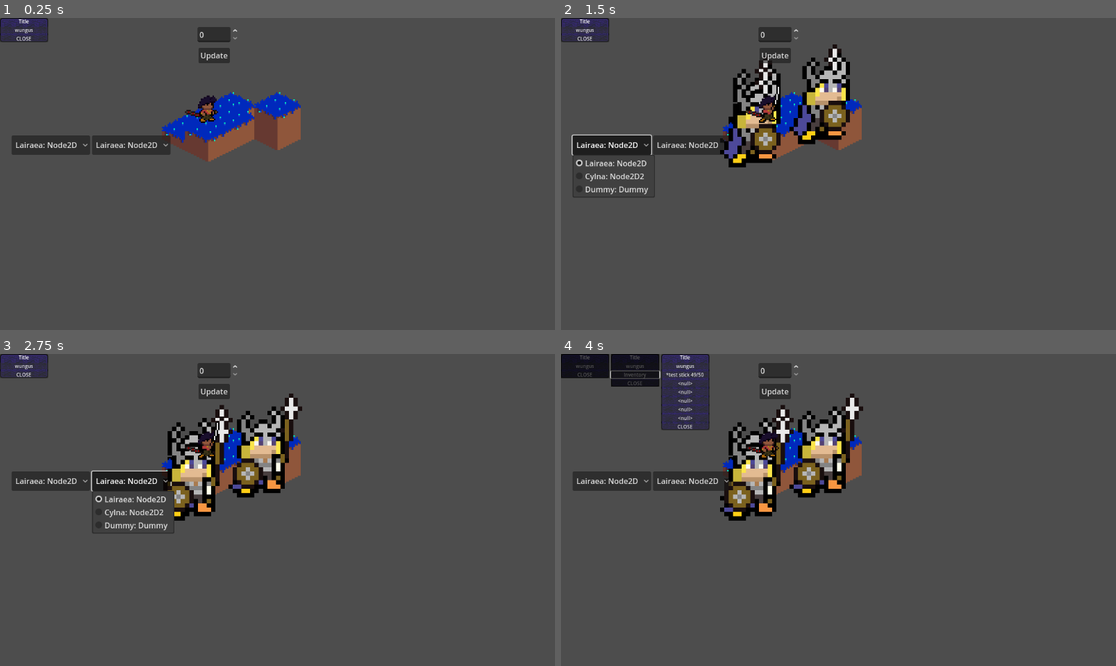
Above: before the commit, frames 1-4 (two rows, left to right).
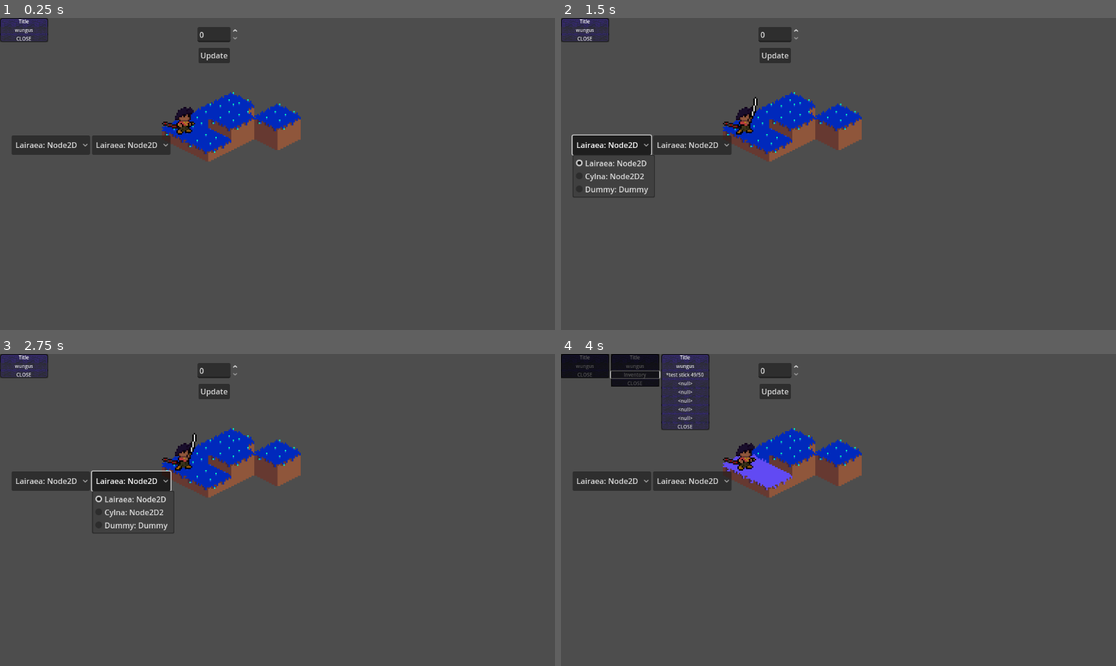
Above: after the commit, the same moments.

Repository: Puffe14/godot-breaker-srpg
Game: Godot game, scene res://main_menu.tscn
The game is run twice, just before and just after one commit, with the same random seed, the same clock (stepped at 60 frames per second) and the same inputs. The project has no main scene, so this scene is started directly.
Inputs:
- Up to frame 1 (0.25 s): no input
- Up to frame 2 (1.5 s): click "Update" at 0.5 s; click "Lairaea: Node2D" at 1.25 s
- Up to frame 3 (2.75 s): click "Lairaea: Node2D" at 2 s
- Up to frame 4 (4 s): click "wungus" at 2.75 s; click "Inventory" at 3.5 s

The runs differ from the first frame. In frame 1, 1.6% of the frame differs, in the area x 29-55%, y 23-44%; in frame 2, 5.3%; in frame 3, 5.5%; in frame 4, 5.8%, in the area x 28-55%, y 12-54%.

Commit message:
Fixed most of move check, tested with gui (issues with move tile UI), Added game select and move

Diff:
--- a/main_menu.tscn
+++ b/main_menu.tscn
@@ -7,6 +7,7 @@
 [ext_resource type="Script" uid="uid://dt5e46asuae27" path="res://scripts/components/combat/combat.gd" id="2_w44g7"]
 [ext_resource type="Resource" uid="uid://dbvi4m2ryv53" path="res://resources/data/units/test_unit_l.tres" id="3_8qtwp"]
 [ext_resource type="Texture2D" uid="uid://de7gdtad33xrs" path="res://resources/images/units/warrior_idle.png" id="3_fu7sn"]
+[ext_resource type="Script" uid="uid://djci7nw8gativ" path="res://scripts/components/game/game.gd" id="3_g8g3n"]
 [ext_resource type="Resource" uid="uid://ck2g62guljqbd" path="res://resources/data/masp/test_map_field.tres" id="3_iotk1"]
 [ext_resource type="Resource" uid="uid://bie562w7q05je" path="res://resources/data/units/test_unit_c.tres" id="3_jix8l"]
 [ext_resource type="Texture2D" uid="uid://bbncbtpmocpjy" path="res://resources/images/units/lairaea_idle.png" id="4_glbon"]
@@ -20,10 +21,16 @@
 script = ExtResource("2_w44g7")
 metadata/_custom_type_script = "uid://dt5e46asuae27"
 
-[node name="Node2D" type="Node2D" node_paths=PackedStringArray("timer")]
+[sub_resource type="Resource" id="Resource_8u0te"]
+script = ExtResource("3_g8g3n")
+metadata/_custom_type_script = "uid://djci7nw8gativ"
+
+[node name="Node2D" type="Node2D" node_paths=PackedStringArray("timer", "map")]
 script = ExtResource("1_glbon")
 timer = NodePath("TestTimer")
 combat = SubResource("Resource_cm266")
+map = NodePath("MapNode")
+game = SubResource("Resource_8u0te")
 
 [node name="MapNode" parent="." instance=ExtResource("2_j5v2v")]
 position = Vector2(336, 202)
--- a/nodes/maps/tile_node.tscn
+++ b/nodes/maps/tile_node.tscn
@@ -28,5 +28,6 @@
 visible = false
 texture = ExtResource("3_b5hsi")
 
+[connection signal="input_event" from="Area2D" to="." method="_on_area_2d_input_event"]
 [connection signal="mouse_entered" from="Area2D" to="." method="_on_area_2d_mouse_entered"]
 [connection signal="mouse_exited" from="Area2D" to="." method="_on_area_2d_mouse_exited"]
--- a/project.godot
+++ b/project.godot
@@ -19,6 +19,15 @@
 unit=""
 tile=""
 
+[input]
+
+select={
+"deadzone": 0.2,
+"events": [Object(InputEventMouseButton,"resource_local_to_scene":false,"resource_name":"","device":-1,"window_id":0,"alt_pressed":false,"shift_pressed":false,"ctrl_pressed":false,"meta_pressed":false,"button_mask":0,"position":Vector2(0, 0),"global_position":Vector2(0, 0),"factor":1.0,"button_index":1,"canceled":false,"pressed":false,"double_click":false,"script":null)
+, Object(InputEventKey,"resource_local_to_scene":false,"resource_name":"","device":-1,"window_id":0,"alt_pressed":false,"shift_pressed":false,"ctrl_pressed":false,"meta_pressed":false,"pressed":false,"keycode":0,"physical_keycode":32,"key_label":0,"unicode":32,"location":0,"echo":false,"script":null)
+]
+}
+
 [rendering]
 
 textures/canvas_textures/default_texture_filter=0
--- a/resources/data/classes/slicer.tres
+++ b/resources/data/classes/slicer.tres
@@ -25,7 +25,7 @@
 skl = 2
 spd = 2
 res = 1
-move = 3
+move = 1
 jump = 2
 metadata/_custom_type_script = "uid://cnirhagor250e"
 
--- a/resources/data/masp/test_map_field.tres
+++ b/resources/data/masp/test_map_field.tres
@@ -12,51 +12,65 @@
 [ext_resource type="Script" uid="uid://0slpdtksthq2" path="res://scripts/components/units/units.gd" id="9_vcrps"]
 [ext_resource type="Script" uid="uid://cjlqy5rlp8ji7" path="res://scripts/components/maps/condition.gd" id="10_u2i03"]
 
-[sub_resource type="Resource" id="Resource_82wo5"]
-script = ExtResource("2_77vox")
-position = Vector3i(0, 0, 2)
-metadata/_custom_type_script = "uid://ct50js1epx5n4"
-
 [sub_resource type="Resource" id="Resource_vcrps"]
 script = ExtResource("4_pu50u")
 occupant = ExtResource("3_grtpj")
 metadata/_custom_type_script = "uid://mnt78qxjtldn"
 
+[sub_resource type="Resource" id="Resource_82wo5"]
+script = ExtResource("2_77vox")
+occupiable = SubResource("Resource_vcrps")
+metadata/_custom_type_script = "uid://ct50js1epx5n4"
+
+[sub_resource type="Resource" id="Resource_u2i03"]
+script = ExtResource("4_pu50u")
+occupant = ExtResource("3_82wo5")
+metadata/_custom_type_script = "uid://mnt78qxjtldn"
+
 [sub_resource type="Resource" id="Resource_grtpj"]
 script = ExtResource("2_77vox")
-position = Vector3i(1, 0, 1)
-occupiable = SubResource("Resource_vcrps")
+position = Vector3i(1, 0, 0)
+occupiable = SubResource("Resource_u2i03")
 metadata/_custom_type_script = "uid://ct50js1epx5n4"
+
+[sub_resource type="Resource" id="Resource_8p05g"]
+script = ExtResource("4_pu50u")
+metadata/_custom_type_script = "uid://mnt78qxjtldn"
 
 [sub_resource type="Resource" id="Resource_pu50u"]
 script = ExtResource("2_77vox")
 position = Vector3i(0, 1, 0)
+occupiable = SubResource("Resource_8p05g")
 metadata/_custom_type_script = "uid://ct50js1epx5n4"
 
-[sub_resource type="Resource" id="Resource_u2i03"]
+[sub_resource type="Resource" id="Resource_7e72v"]
+script = ExtResource("4_pu50u")
+metadata/_custom_type_script = "uid://mnt78qxjtldn"
+
+[sub_resource type="Resource" id="Resource_k0t0v"]
+script = ExtResource("2_77vox")
+position = Vector3i(1, 1, 1)
+occupiable = SubResource("Resource_7e72v")
+metadata/_custom_type_script = "uid://ct50js1epx5n4"
+
+[sub_resource type="Resource" id="Resource_hloux"]
+script = ExtResource("4_pu50u")
+metadata/_custom_type_script = "uid://mnt78qxjtldn"
+
+[sub_resource type="Resource" id="Resource_ghn50"]
+script = ExtResource("2_77vox")
+position = Vector3i(2, 0, 0)
+occupiable = SubResource("Resource_hloux")
+metadata/_custom_type_script = "uid://ct50js1epx5n4"
+
+[sub_resource type="Resource" id="Resource_ny7gg"]
 script = ExtResource("4_pu50u")
 occupant = ExtResource("5_pu50u")
 metadata/_custom_type_script = "uid://mnt78qxjtldn"
 
-[sub_resource type="Resource" id="Resource_k0t0v"]
-script = ExtResource("2_77vox")
-position = Vector3i(1, 1, 0)
-occupiable = SubResource("Resource_u2i03")
-metadata/_custom_type_script = "uid://ct50js1epx5n4"
-
-[sub_resource type="Resource" id="Resource_ghn50"]
-script = ExtResource("2_77vox")
-position = Vector3i(2, 0, 0)
-metadata/_custom_type_script = "uid://ct50js1epx5n4"
-
-[sub_resource type="Resource" id="Resource_ny7gg"]
-script = ExtResource("4_pu50u")
-occupant = ExtResource("3_82wo5")
-metadata/_custom_type_script = "uid://mnt78qxjtldn"
-
 [sub_resource type="Resource" id="Resource_0r4a4"]
 script = ExtResource("2_77vox")
-position = Vector3i(2, 2, 0)
+position = Vector3i(2, 2, 1)
 occupiable = SubResource("Resource_ny7gg")
 metadata/_custom_type_script = "uid://ct50js1epx5n4"
 
--- a/scripts/components/game/game.gd
+++ b/scripts/components/game/game.gd
@@ -10,9 +10,42 @@
 var player: Organisation = null
 var acting: Units = null
 var target: Units = null
-var inspected: Units = null
-var deepInspect = false
+#var inspected: Units = null
+#var deepInspect = false
 var bout: Combat = null
 var forecast: Forecast = null
 var part: Constants.BodyPart = Constants.BodyPart.Head
 var stack: Array[Action] = []
+
+signal selected(thing)
+signal inspected(thing)
+signal update
+
+## Decides what happens when a tile is selected. */
+func selectTile(tile: Tile) -> void:
+	var occupiable = tile.occupiable
+	var occupant = null
+	if occupiable:
+		if occupiable.occupant: occupant = occupiable.occupant
+
+	# If the character is selected again and it's not their turn
+	if occupiable and acting and acting.team!=turnOf:
+		acting = null
+	# If the character is selected again during the turn
+	elif occupiable and acting and acting == occupant:
+		selected.emit(acting)
+	# Beat-em-up with current weapon
+		#case o: Occupiable if target.nonEmpty && !acting.forall(_.turnOver) && targetInRangeOfActor =>
+		#attack()
+	# Select target
+	elif occupiable and occupant and acting:
+		target = occupant
+	# Move acting unit to given tile
+	elif occupiable and acting:
+		#unitToTile(o)
+		currentMap.moveTo(acting, tile)
+		update.emit()
+	# Select a new acting unit
+	elif occupiable:
+		acting = occupant
+		inspected.emit(null)
--- a/scripts/components/maps/field_map.gd
+++ b/scripts/components/maps/field_map.gd
@@ -55,8 +55,8 @@
 			former.occupiable.removeOccupant()
 		# add to new target tile
 		target.occupiable.addOccupant(unit)
-		if target.occupiable.containsSoul && unit.canTakeSouls():
-			target.occupiable.spendSoul()
+		if target.interactible and target.interactible.containsSoul() && unit.canTakeSouls():
+			target.interactible.spendSoul()
 			unit.weapon.fix_full()
 	else: print(target," cannot be occupied")
 
@@ -125,6 +125,8 @@
 ## Method for determining the tiles accessible based on movement, current tile and class types.
 ## Used by movementRangeTiles to determine where a unit can move.*/
 func moveCheck(moveLeft: float, tile: Tile, types: Array, team: Units.Team, elevation: int, jump: int) -> Array[Tile]:
+	if moveLeft < 0:
+		return []
 	var reduction = 1
 	var occupiable = tile.occupiable
 	var occupant = null
@@ -137,7 +139,9 @@
 		if thisOneOk: accessibles.push_back(tile)
 		var availableNeighbors = grid.neighbors(tile).filter(func(t:Tile): return grid.elevationDifference(elevation, t) <= jump)
 		for n_tile in availableNeighbors:
-			accessibles.append_array(moveCheck(moveLeft-reduction, n_tile, types, team, tile.position.z, jump))
+			for new_tile: Tile in moveCheck(moveLeft-reduction, n_tile, types, team, tile.position.z, jump):
+				if !accessibles.has(new_tile):
+					accessibles.push_back(new_tile)
 		return accessibles
 	)
 
--- a/scripts/components/maps/grid.gd
+++ b/scripts/components/maps/grid.gd
@@ -52,13 +52,18 @@
 	else: print("cannot be occupied")
 
 func neighbor(v: Vector2i, nv: Vector2i) -> bool:
-	return (v == nv+Vector2i.UP or v == nv+Vector2i.DOWN or v == nv+Vector2i.RIGHT or v == nv+Vector2i.LEFT)
+	return (v == nv+Vector2i.UP or
+	 v == nv+Vector2i.DOWN or
+	 v == nv+Vector2i.RIGHT or
+	 v == nv+Vector2i.LEFT)
 
 func neighbors(chosenTile: Tile) -> Array[Tile]:
 	var x = chosenTile.position.x
 	var y = chosenTile.position.y
 	var total = tiles.filter(func(n):
-		return neighbor(Vector2i(x,y), Vector2i(n.position.x, n.position.y)))
+		var trueness: bool = neighbor(Vector2i(x,y), Vector2i(n.position.x, n.position.y))
+		return trueness
+		)
 	return total
 
 #func visibleTiles(direction: int) -> Array[Tile] =
--- a/scripts/components/tiles/tile.gd
+++ b/scripts/components/tiles/tile.gd
@@ -7,6 +7,8 @@
 @export var canFlyOver: bool
 @export var interactible: Interactible
 @export var occupiable: Occupiable
+
+signal show_move(show: bool)
 
 ## give new Vector3i position
 func setPos(x: int, y: int, z: int) -> void:
@@ -26,3 +28,9 @@
 
 func has_dead() -> bool:
 	return occupiable and occupiable.occupant and occupiable.occupant.isDead()
+
+func emit_show_move(value: bool) -> void:
+	emit_signal("show_move", value)
+
+func _to_string() -> String:
+	return tile_name + ": " +str(position)
--- a/scripts/components/units/units.gd
+++ b/scripts/components/units/units.gd
@@ -187,7 +187,7 @@
 func JUMP() -> int:
 	var penalty = 1
 	if wounds.has(Constants.BodyPart.Legs): penalty = 3
-	return (character.stats.jump + bonus("jump")) / penalty
+	return (character.myClass.stats.jump + bonus("jump")) / penalty
 # Range
 func Range() -> Vector2i:
 	var bonusRange = 0 ##TODO bonus range feature
--- a/scripts/ui/map_node.gd
+++ b/scripts/ui/map_node.gd
@@ -1,7 +1,7 @@
 class_name MapNode extends Node2D
 
 @export var field_map: FieldMap = null
-@export var layer_count = 3
+@export var layer_count = 4
 @export var tile_height = 16
 @export var tile_width = 32
 var layer_node = preload("res://nodes/maps/default_map_layer.tscn")
@@ -16,6 +16,7 @@
 	for i in range(0, layer_count):
 		var new_layer_node = layer_node.instantiate()
 		add_child(new_layer_node)
+		@warning_ignore("integer_division")
 		new_layer_node.position.y -= i*(tile_height/2)
 		new_layer_node.z_index = i
 	# create tiles
@@ -26,9 +27,13 @@
 
 func set_tiles_in_nodes():
 	var joku = get_tree().get_nodes_in_group("tile")
+	#joku.sort_custom(sort_tiles_pos_x_y)
 	for i: int in range(0,joku.size()):
-		joku[i].tile = field_map.grid.tiles[i]
-		joku[i]._ready()
+		var tile_node: TileNode = joku[i]
+		var tile: Tile = field_map.grid.tiles[i]
+		tile_node.tile = tile
+		tile.show_move.connect(tile_node.show_move_sprite)
+		tile_node._ready()
 
 func draw_tiles(dir: Direction = Direction.UP):
 	var translated: Vector2i = Vector2i(1,1)
@@ -36,11 +41,14 @@
 	# clear all the layers
 	for l: TileMapLayer in layers():
 		l.clear()
+	# sort tiles
+	var tiles_sorted = field_map.grid.tiles
+	#tiles_sorted.sort_custom(sort_tiles_pos_x_y)
 	# set a cell in their positions
-	for tile in field_map.grid.tiles:
+	for tile in tiles_sorted:
 		var pos_x = tile.position.x
 		var pos_y = tile.position.y
-		var pos_z = tile.position.y
+		var pos_z = tile.position.z
 		# translate to rotation
 		match dir:
 			Direction.UP: translated = Vector2i(pos_x,pos_y)
@@ -51,8 +59,6 @@
 		# draw unit
 		if tile and tile.occupiable and tile.occupiable.occupant:
 			var real_pos = layers()[pos_z].map_to_local(translated)
-			var slup = field_map.movementRangeTiles(tile.occupiable.occupant)
-			print(slup)
 			emit_signal("move", position+real_pos*scale+Vector2(0,-tile_height*(pos_z+2)), tile.occupiable.occupant, pos_z, 0)
 		# draw bottoms
 		for z in range(0, pos_z):
@@ -65,3 +71,14 @@
 
 func _on_update_button_pressed() -> void:
 	set_tiles_in_nodes()
+
+func sort_tiles_pos_x_y(a, b) -> bool:
+	return a.position.y < b.position.y or a.position.x < b.position.x
+
+func get_child_at_v3(vec: Vector3i) -> Node:
+	var children = get_tree().get_nodes_in_group("tile")
+	var found = null
+	for tn in children:
+		if tn.tile and tn.tile.position == vec:
+			found = tn
+	return found
--- a/scripts/ui/test_menu.gd
+++ b/scripts/ui/test_menu.gd
@@ -1,6 +1,8 @@
 extends Node
 @export var timer: Timer = null
 @export var combat: Combat = null
+@export var map: MapNode = null
+@export var game: Game = null
 var popup_text: PackedScene = preload("res://nodes/popup_text.tscn")
 
 func _process(_delta: float) -> void:
@@ -25,6 +27,19 @@
 	print(forecast.aEV, forecast.arrow(), forecast.bEV)
 	combat.play()
 
+	#game.selected.connect(on_selected_tile)
+	game.currentMap = map.field_map
+	game.update.connect(on_game_update)
+
+	var slup = map.field_map.movementRangeTiles(a.unit)
+	print(slup)
+	for i: Tile in slup:
+		var node = map.get_child_at_v3(i.position)
+		if node:
+			node.show_move_sprite(true)
+			node.selected_tile.connect(tile_sent_selected)
+		#i.emit_show_move(true)
+
 func animate(animation: String, unit: Units, delay: float, msg: String = ""):
 	for u in get_tree().get_nodes_in_group("unit"):
 		if u.unit == unit:
@@ -34,3 +49,9 @@
 	for u in get_tree().get_nodes_in_group("unit"):
 		if u.unit == unit:
 			u.play_move(pos, index, delay)
+
+func tile_sent_selected(tile: Tile):
+	game.selectTile(tile)
+
+func on_game_update():
+	map.draw_tiles()
--- a/scripts/ui/tile_node.gd
+++ b/scripts/ui/tile_node.gd
@@ -4,15 +4,19 @@
 @export var texture = "field_bluegrass"
 var unit_node = preload("res://nodes/unit_node.tscn")
 
+signal selected_tile(t:Tile)
+
 # Called when the node enters the scene tree for the first time.
 func _ready() -> void:
 	$Sprite2D.texture = load("res://resources/images/tiles/"+texture+".png")
-	if tile and tile.occupiable and tile.occupiable.occupant:
-		var new_unit_node = unit_node.instantiate()
-		new_unit_node.position += Vector2(8,-8)
-		new_unit_node.unit = tile.occupiable.occupant
-		new_unit_node.frames = load("res://resources/images/animation/cylna.tres")
-		add_child(new_unit_node)
+	#if tile and tile.occupiable and tile.occupiable.occupant:
+	#	var new_unit_node = unit_node.instantiate()
+	#	new_unit_node.position += Vector2(8,-8)
+	#	new_unit_node.unit = tile.occupiable.occupant
+	#	new_unit_node.frames = load("res://resources/images/animation/cylna.tres")
+	#	add_child(new_unit_node)
+	#if tile:
+	#	tile.show_move.connect(show_move_sprite)
 
 # Called every frame. 'delta' is the elapsed time since the previous frame.
 func _process(delta: float) -> void:
@@ -24,3 +28,14 @@
 
 func _on_area_2d_mouse_exited() -> void:
 	$TopSprite.visible = false
+
+func show_move_sprite(move_visibility: bool):
+	$MoveSprite.visible = move_visibility
+
+func on_selected():
+	selected_tile.emit(tile)
+
+func _on_area_2d_input_event(viewport: Node, event: InputEvent, shape_idx: int) -> void:
+	if Input.is_action_just_pressed('select'):
+		print('clicked!')
+		on_selected()
Not shown: 1 places in main_menu.tscn that only renumber resources
Not shown: 1 places in resources/data/masp/test_map_field.tres that only renumber resources
